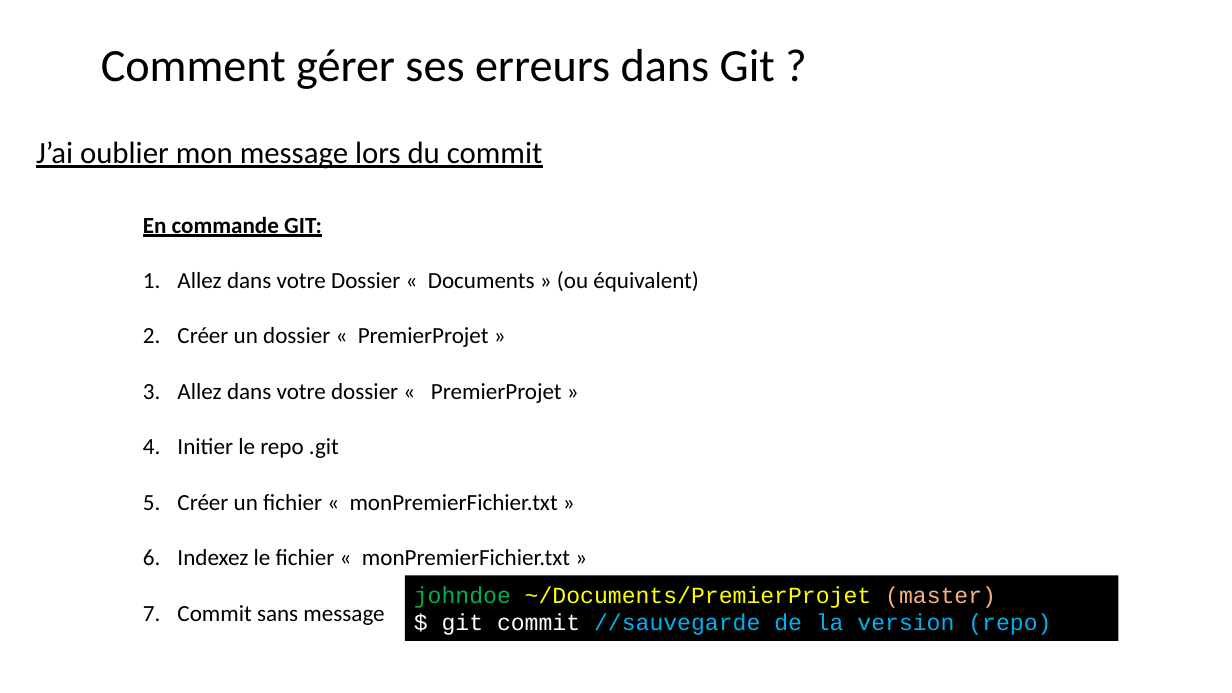
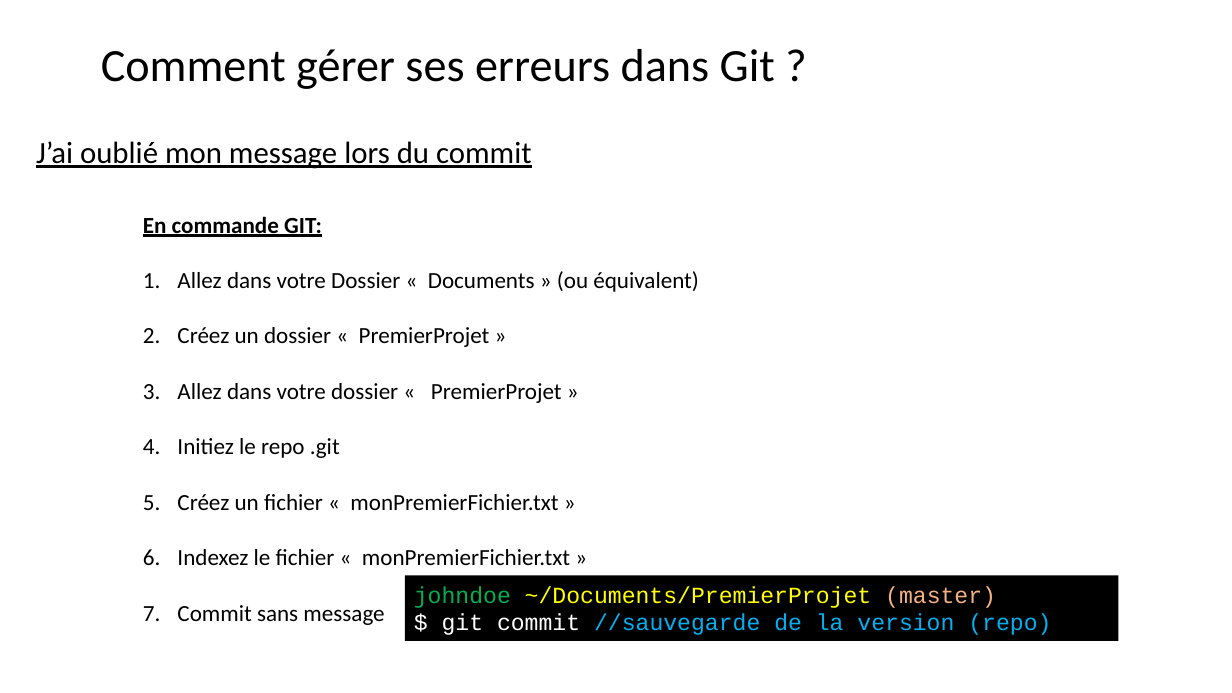
Before and after one commit to BenRobert38/BUT3-GIT-2025, a slide deck: slide 22 of Cours/BUT3-Cours2.pptx. Drawn at 1232x693 pixels with LibreOffice and Linux fonts; fonts in the diff are those of the drawing. Boxes give left, top, right and bottom in pixels: in the first picture for what was removed or moved away, otherwise in the second. Text is boxed around its words. In the diff, an @@ line names an element or a change of style, - is before the commit and + after.

```diff
--- a/Cours/BUT3-Cours2.pptx
+++ b/Cours/BUT3-Cours2.pptx
@@ text at [36, 141, 532, 169]: text changed @@
-J’ai oublier mon message lors du commit
+J’ai oublié mon message lors du commit
@@ text at [177, 327, 490, 347]: text changed @@
-2. Créer un dossier « PremierProjet »
+2. Créez un dossier « PremierProjet »
@@ text at [177, 438, 558, 510]: text changed @@
-4. Initier le repo .git
-5. Créer un fichier « monPremierFichier.txt »
+4. Initiez le repo .git
+5. Créez un fichier « monPremierFichier.txt »
```
Also in this commit, not shown: 13 other slides changed, 1 other file.
